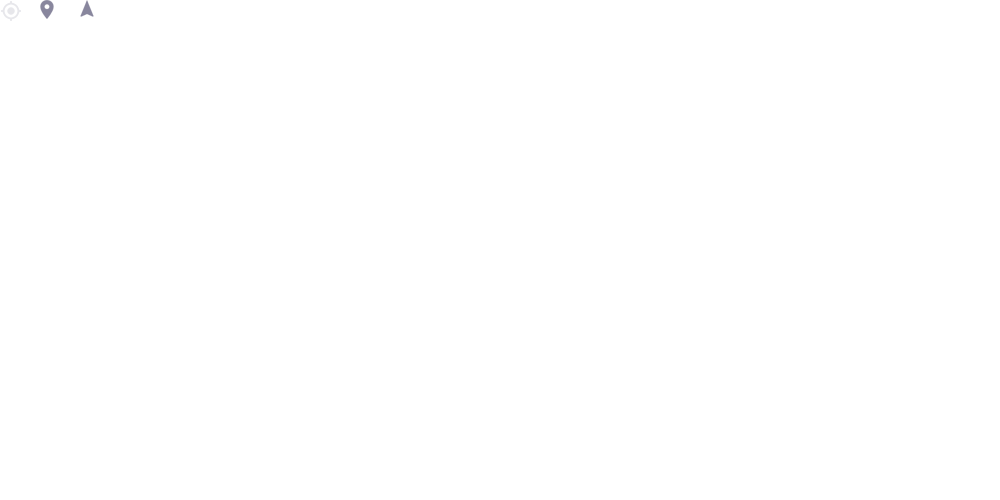
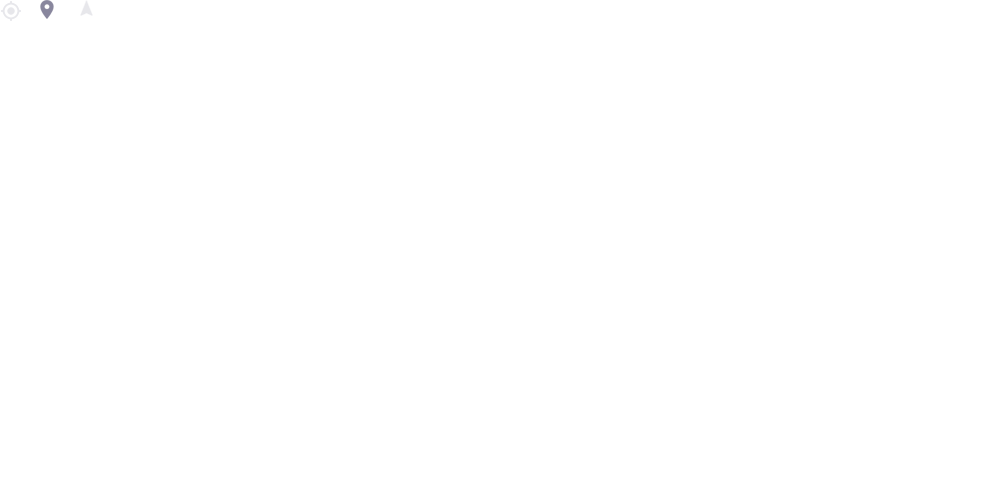
Layers edited between the first and the second (1000, 500) image:
painted on "baseline_navigation_black_18dp" over bbox(80, 0, 94, 17)
